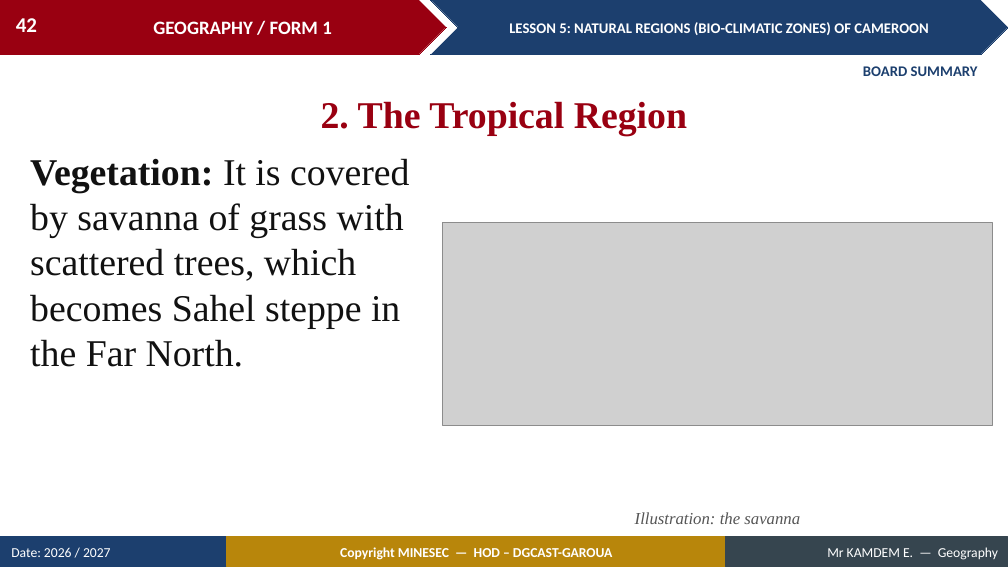
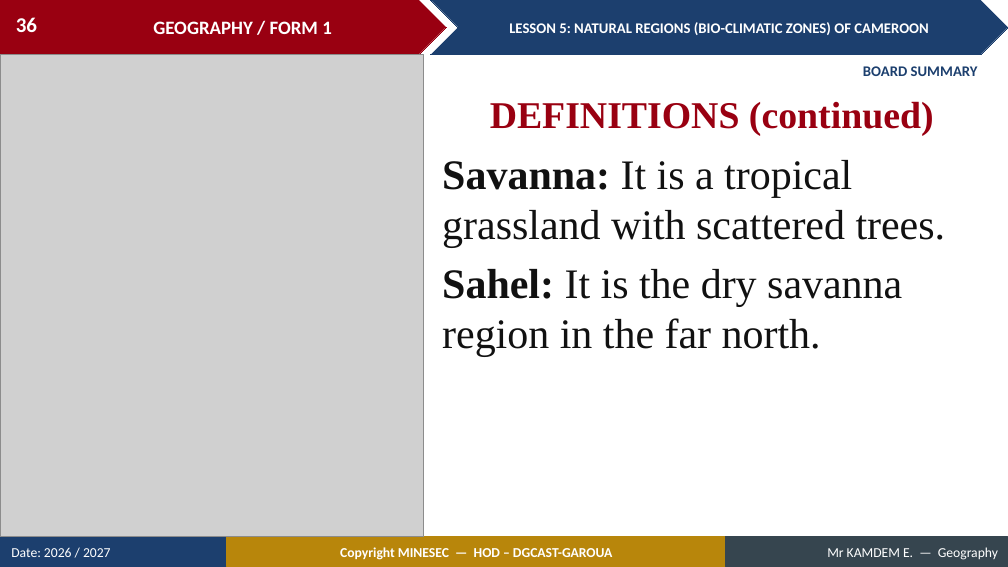
Before and after one commit to Berthautk/linea-github, a slide deck: slide 36 of lecons/F1/08_F1_M2_L05_Natural_Regions_Bio_climatic_Zones_of_Cameroon.pptx (slide 42 before the commit). Drawn at 1008x567 pixels with LibreOffice and Linux fonts; fonts in the diff are those of the drawing; grey boxes stand for pictures. Boxes give left, top, right and bottom in pixels: in the first picture for what was removed or moved away, otherwise in the second. Text is boxed around its words. In the diff, an @@ line names an element or a change of style, - is before the commit and + after.

```diff
--- a/lecons/F1/08_F1_M2_L05_Natural_Regions_Bio_climatic_Zones_of_Cameroon.pptx
+++ b/lecons/F1/08_F1_M2_L05_Natural_Regions_Bio_climatic_Zones_of_Cameroon.pptx
@@ page number at box(16, 17, 37, 32): text changed @@
-42
+36
@@ picture added at box(0, 54, 423, 537) @@
@@ text removed at box(321, 101, 687, 136) @@
-2. The Tropical Region
@@ text added at box(490, 101, 934, 136), 36 pt, text #990011, bold @@
+DEFINITIONS (continued)
@@ text removed at box(30, 158, 410, 367) @@
-Vegetation: It is covered by savanna of grass with scattered trees, which becomes Sahel steppe in the Far North.
@@ text added at box(442, 160, 946, 357), 40 pt, text #111111 @@
+Savanna: It is a tropical grassland with scattered trees.
+Sahel: It is the dry savanna region in the far north.
@@ picture removed at box(442, 223, 993, 425) @@
@@ text removed at box(635, 512, 800, 524) @@
-Illustration: the savanna
```
Also in this commit, not shown: 32 other slides changed, 20 slides added, 4 slides removed, 5 other files.
